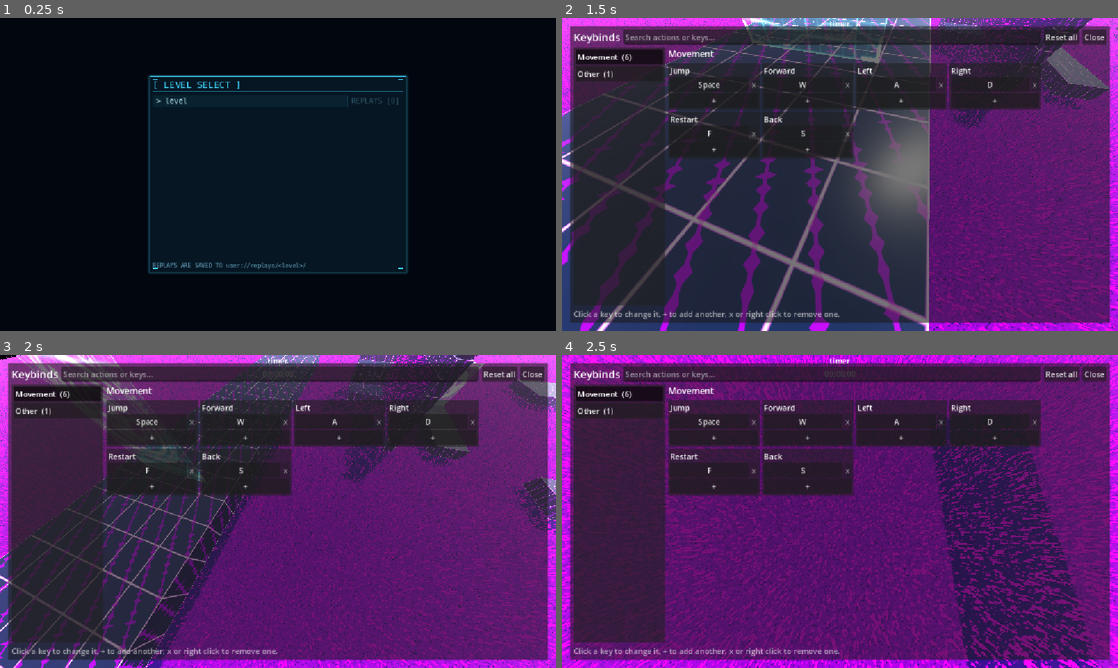
Above: before the commit, frames 1-4 (two rows, left to right).
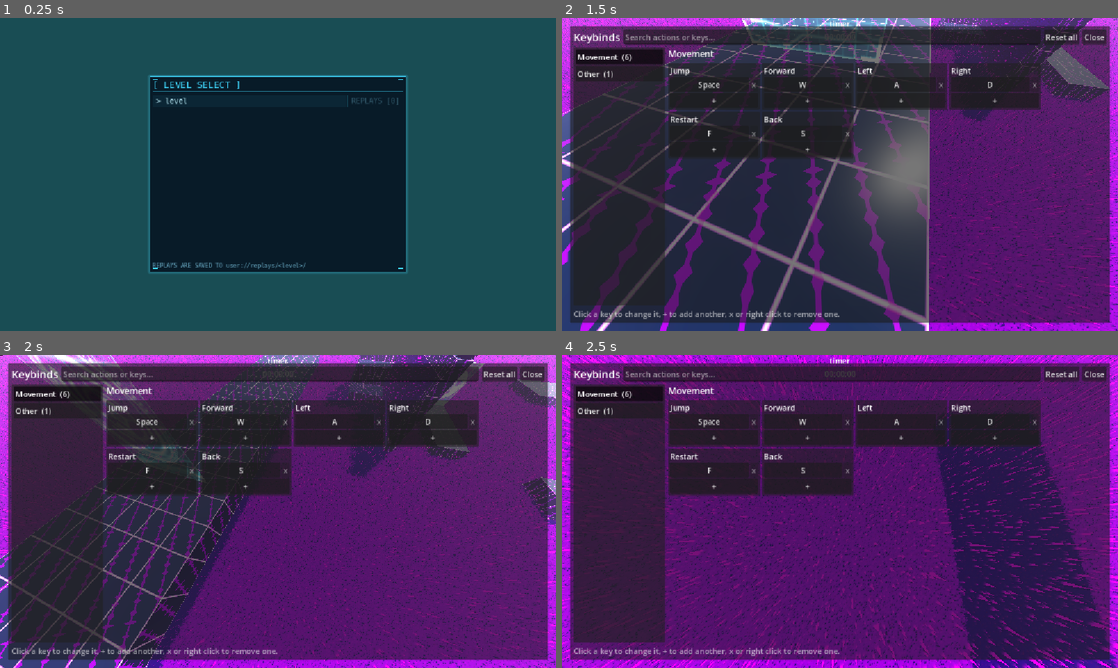
Above: after the commit, the same moments.

Repository: rsa17826/srtest
Game: Godot game, scene res://scenes/level-select/level-select.tscn
The game is run twice, just before and just after one commit, with the same random seed, the same clock (stepped at 60 frames per second) and the same inputs.
Inputs (mouse positions are in pixels of both pictures, inside the frame that each line leads up to):
- Up to frame 1 (0.25 s): no input
- Up to frame 2 (1.5 s): click "> level" at 0.5 s; tap Enter (ui_accept) at 1.25 s; move the mouse to (962, 158) at 1.27 s; hold D (right) from 1.28 s (still down); tap ` (show_keybinds) at 1.35 s; click (962, 158) at 1.42 s
- Up to frame 3 (2 s): keep holding D (right); tap Space (jump) at 1.52 s
- Up to frame 4 (2.5 s): tap A (left) at 2 s; move the mouse to (812, 511) at 2.02 s; release D (right) at 2.03 s; hold W (forward) from 2.03 s (still down); tap Ctrl at 2.1 s; tap Space (jump) at 2.27 s

The runs differ from the first frame. In frame 1, 71% of the frame differs, in the area x 0-100%, y 0-100%; in frame 2, 9.5%; in frame 3, 14%; in frame 4, 26%.

Commit message:
NO MESSAGE SET

Diff:
--- a/gridmap/mesh.tres
+++ b/gridmap/mesh.tres
@@ -59,7 +59,7 @@
 shader_parameter/glow_color = Color(0.22824928, 8.700837e-05, 0.26187387, 1)
 shader_parameter/rim_power = 4.0
 shader_parameter/rim_strength = 0.3
-shader_parameter/tip_glow = 999.0
+shader_parameter/tip_glow = 100.0
 shader_parameter/spike_density = 9.58
 shader_parameter/spike_width = 0.265
 shader_parameter/spike_height = 0.98
@@ -73,6 +73,7 @@
 material = SubResource("ShaderMaterial_7uph4")
 subdivide_width = 32
 subdivide_depth = 32
+center_offset = Vector3(0, 0.5, 0)
 
 [sub_resource type="BoxShape3D" id="BoxShape3D_c2ksa"]
 
@@ -83,7 +84,7 @@
 shader_parameter/glow_color = Color(0.22824928, 8.700837e-05, 0.26187387, 1)
 shader_parameter/rim_power = 4.0
 shader_parameter/rim_strength = 0.3
-shader_parameter/tip_glow = 999.0
+shader_parameter/tip_glow = 100.0
 shader_parameter/spike_density = 9.58
 shader_parameter/spike_width = 0.265
 shader_parameter/spike_height = 0.98
@@ -159,6 +160,7 @@
 shader_parameter/flicker = 0.05
 
 [sub_resource type="QuadMesh" id="QuadMesh_wrdqp"]
+lightmap_size_hint = Vector2i(17, 22)
 material = SubResource("ShaderMaterial_2h5td")
 size = Vector2(3, 4)
 
--- a/gridmap/spiky box/main.tscn
+++ b/gridmap/spiky box/main.tscn
@@ -9,7 +9,7 @@
 shader_parameter/glow_color = Color(0.22824928, 8.700837e-05, 0.26187387, 1)
 shader_parameter/rim_power = 4.0
 shader_parameter/rim_strength = 0.3
-shader_parameter/tip_glow = 999.0
+shader_parameter/tip_glow = 100.0
 shader_parameter/spike_density = 9.58
 shader_parameter/spike_width = 0.265
 shader_parameter/spike_height = 0.98
--- a/gridmap/spiky floor/main.tscn
+++ b/gridmap/spiky floor/main.tscn
@@ -5,6 +5,7 @@
 [sub_resource type="PlaneMesh" id="PlaneMesh_ivw4r"]
 subdivide_width = 32
 subdivide_depth = 32
+center_offset = Vector3(0, 0.5, 0)
 
 [sub_resource type="ShaderMaterial" id="ShaderMaterial_7uph4"]
 render_priority = 0
@@ -13,7 +14,7 @@
 shader_parameter/glow_color = Color(0.22824928, 8.700837e-05, 0.26187387, 1)
 shader_parameter/rim_power = 4.0
 shader_parameter/rim_strength = 0.3
-shader_parameter/tip_glow = 999.0
+shader_parameter/tip_glow = 100.0
 shader_parameter/spike_density = 9.58
 shader_parameter/spike_width = 0.265
 shader_parameter/spike_height = 0.98
--- a/level_select.gd
+++ b/level_select.gd
@@ -9,11 +9,6 @@
   theme = SystemUI.theme()
   Input.mouse_mode = Input.MOUSE_MODE_VISIBLE
   set_anchors_and_offsets_preset(Control.PRESET_FULL_RECT)
-
-  var bg := ColorRect.new()
-  bg.color = Color(0.01, 0.03, 0.06)
-  bg.set_anchors_and_offsets_preset(Control.PRESET_FULL_RECT)
-  add_child(bg)
 
   var center := CenterContainer.new()
   center.set_anchors_and_offsets_preset(Control.PRESET_FULL_RECT)
Renamed: system_ui.gd -> GLOBAL/system_ui.gd
Not shown, added: GLOBAL/system_ui.gd.uid
Not shown, removed: system_ui.gd.uid
